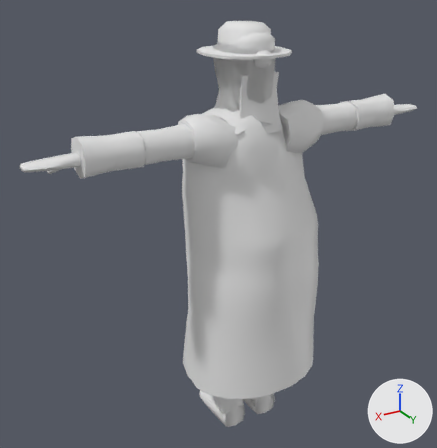
Two versions of the Blender file art/models/characters/human_m.blend, one commit apart.
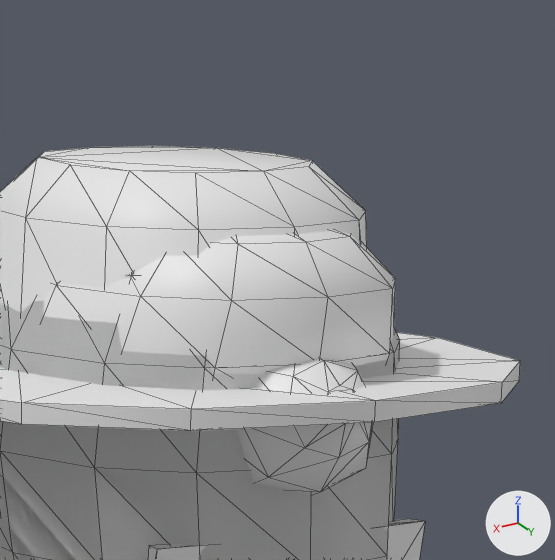
There are two pictures of each version: one whole from a 50 mm camera at (1.292, 1.965, 1.971) aimed at (0.096, -0.027, 0.975), one close up on the part from 51% to 68% of the width and 0% to 17% of the height. The axes (+X, +Y, +Z) are drawn at lower right. The lights are the same throughout. The older version's two pictures come first. The close-ups show mesh edges as thin lines.

Names of what the first close-up shows: 'Cap_Soft', 'Hair_Bound', 'Hair_Long', 'Hat_Brimmed', 'Worn_Hood'.
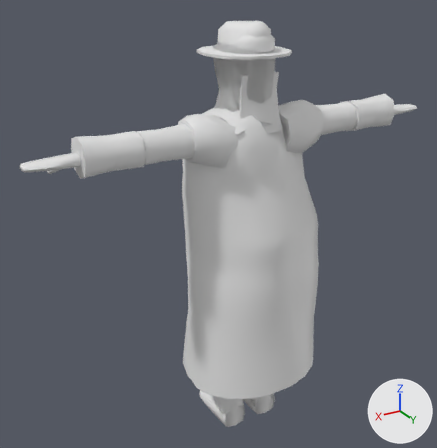
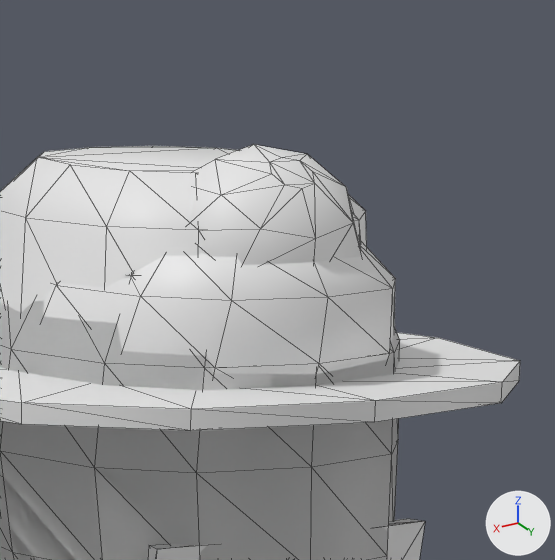
The change, as a list of edits to the scene's bpy script:
```text
Change me_hair_001:
    used by ob_hair_bound; location = (0.0, 0.0, 0.0)
    remove me_hair_001.from_pydata(...)  # 148 vertices, 240 faces; spans x -0.087..0.087, y -0.105..0.155, z 1.525..1.74
    add me_hair_001.from_pydata(...)  # 100 vertices, 164 faces; spans x -0.087..0.087, y -0.105..0.119, z 1.525..1.74
    me_hair_001 part 1: the loose piece of 40 vertices spanning x -0.04..0.04, y 0.072..0.155, z 1.617..1.693 is deleted
    other edits to the shape of me_hair_001 do not show in these pictures
Add me_bun:
    me_bun.from_pydata(...)  # 40 vertices, 76 faces; spans x -0.052..0.052, y 0.0292..0.1251, z 1.6887..1.784
    me_bun.materials.append(mat_human)  # white #e7e7e7
Add ob_hair_bun:
    ob_hair_bun = bpy.data.objects.new('Hair_Bun', me_bun)
    ob_hair_bun.location = (0.0, 0.0, 0.0)
```

Changed parts and their boxes [x1, y1, x2, y2] in the close-ups (555 x 560 px):
'Hair_Bun', added: after [190, 144, 362, 265]
'Hair_Bound', reshaped (not visible afterwards): before [236, 358, 373, 495]
